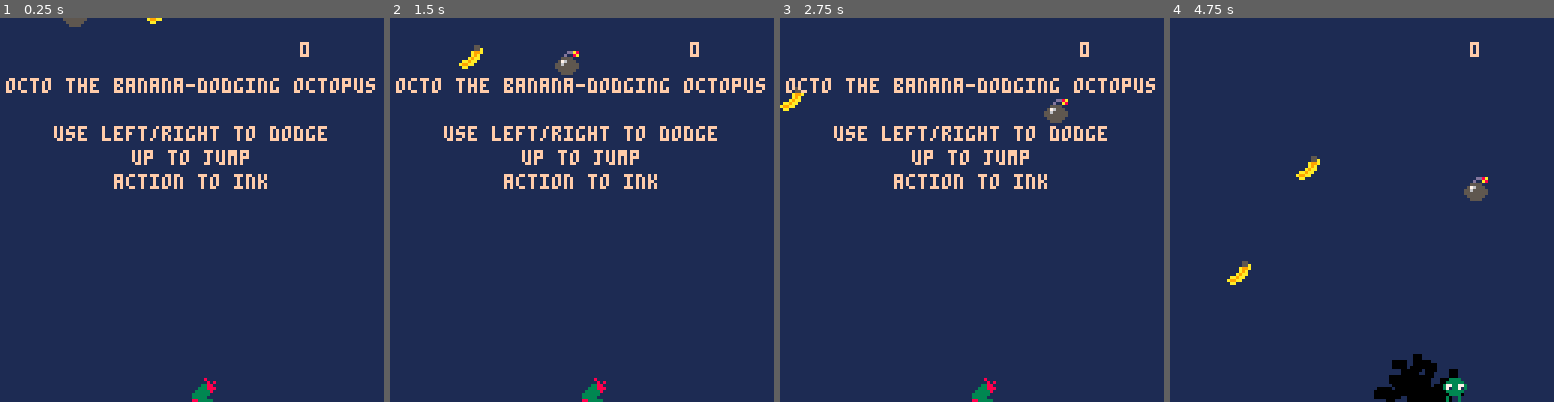
Above: before the commit, frames 1-4 (left to right).
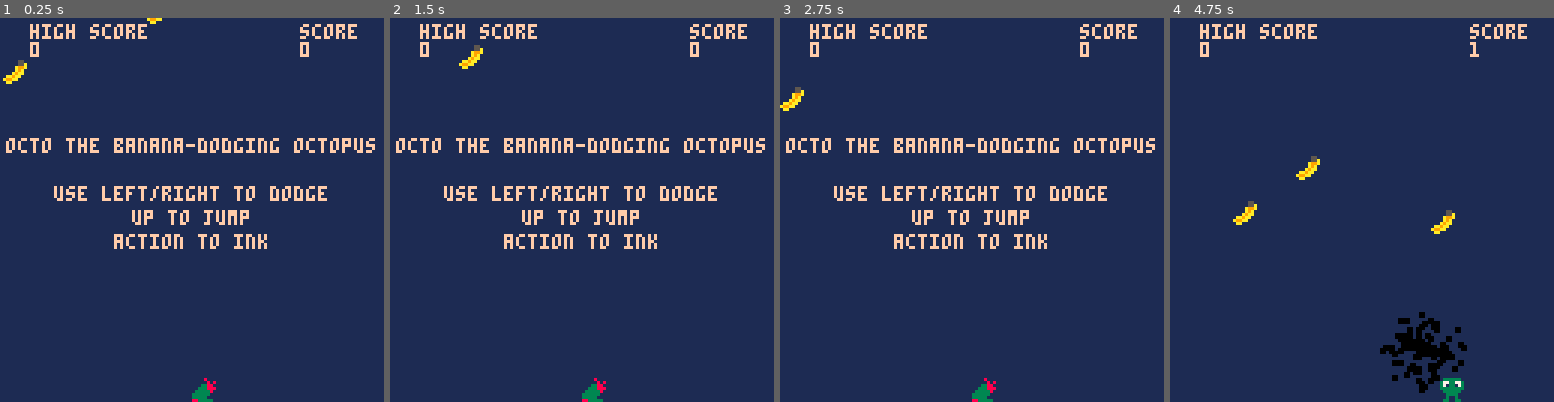
Above: after the commit, the same moments.

Repository: jcupitt/pico8
Game: PICO-8 cartridge octo/octo.p8
Same seed, same stepped clock (60 frames per second), same inputs: the game is played once before the commit and once after it.
Inputs:
- Up to frame 1 (0.25 s): no input
- Up to frame 2 (1.5 s): tap X (X key) at 0.33, 1.07 s; tap O (Z key) at 0.7 s
- Up to frame 3 (2.75 s): hold Right 1.6-2.1 s; tap O (Z key) at 1.7, 2.1, 2.5 s; tap X (X key) at 1.85 s; hold Up 2.15-2.42 s; hold Right from 2.47 s (still down)
- Up to frame 4 (4.75 s): tap O (Z key) every 0.4 s from 2.9 to 4.5 s; tap X (X key) at 2.97, 4.08 s; release Right at 3.03 s; hold Left 3.08-3.58 s; hold Right 4.02-4.68 s; hold Up from 4.73 s (still down)

The runs differ from the first frame. In frame 1, 8.1% of the frame differs, in the area x 0-98%, y 0-61%; in frame 2, 8.1%, in the area x 1-98%, y 1-61%; in frame 3, 8.1%; in frame 4, 4.2%.

Commit message:
rewrite movement and physics
bombs have sparks too

Diff:
--- a/octo/octo.p8
+++ b/octo/octo.p8
@@ -33,6 +33,18 @@
  end
 end
 
+function spark(x,y)
+ s=add_particle(x,y)
+ a=rnd()
+ s.dx=rnd()*sin(a)
+ s.dy=rnd()*cos(a)
+ s.l=30*rnd()+10
+ s.dc=1
+ s.c=15*rnd()
+ s.s=1
+ return s
+end
+
 function splat(x,y)
  if(#particles>200) return
  for n=1,50+10*rnd() do
@@ -75,23 +87,23 @@
  a={}
  a.x=x
  a.y=y
- a.f=0
  a.dx=0
  a.dy=0
+ a.ddx=0
+ a.ddy=0
+ a.f=0
  a.sp=1
  add(actors,a)
  return a
 end
 
 function collide(a1,a2)
- return abs(a1.x-a2.x)<8 and abs(a1.y-a2.y)<8
+ return abs(a1.x-a2.x)<6 and abs(a1.y-a2.y)<6
 end
 
 function update_eye(e)
- e.dx-=e.dx/3
- e.dy+=1
  if(e.x<0 or e.x>120) e.dx*=-1
- e.y=min(e.y,120)
+ if(e.y>=120) e.y=120 e.ddy=0 e.dy=0 e.dx=0
  if(e.y==120 and not e.splat) sfx(28) e.splat=true
  e.l-=1
  if(e.l<0) del(actors,e)
@@ -99,8 +111,9 @@
 
 function add_eye(x,y)
  e=add_actor(x,y)
- e.dx=20*rnd()-10
+ e.dx=2*rnd()-1
  e.dy=4*rnd()-10
+ e.ddy=1
  e.sp=11
  e.l=50
  e.update=update_eye
@@ -112,17 +125,19 @@
  splat(oct.x+4,oct.y+8)
  if alive then
   for i=1,2 do
-   e=add_eye(oct.x,oct.y)
+   e=add_eye(oct.x+4,oct.y-4)
    e.dx+=oct.dx
    e.dy+=oct.dy
   end
   sfx(34)
+  if(score>high_score) high_score=score
  end
  alive=false
 end
 
 function update_nana(n)
  if(n.x<0 or n.x>120) n.dx*=-1
+
  if it<15 and collide(n,oct) then
   kill()
   del(actors,n)
@@ -144,23 +159,32 @@
  explosion(b.x+4,b.y+4)
  d1=b.x-oct.x d2=b.y-oct.y
  d=sqrt(d1*d1+d2*d2)
- if d<30 then
-  oct.dx+=40/(oct.x-b.x)
-  oct.dy+=0.5/(oct.y-b.y)
+ if d<20 then
+  oct.dx+=20/(oct.x-b.x)
+  oct.dy+=10/(oct.y-b.y)
+  oct.y-=1
  end
  del(actors,b)
 end
 
 function update_bomb(b)
+ if rnd()<0.2 then
+  s=spark(b.x+8,b.y)
+  s.dx+=b.dx
+  s.dy+=b.dy
+ end
+
+ b.f+=1
+ b.f%=2
+
  if(b.x<0 or b.x>120) b.dx*=-1
+
  if it<15 and collide(b,oct) then
   explode(b)
   kill()
  elseif b.y>120 then
   explode(b)
  end
- b.f+=1
- b.f%=2
 end
 
 function add_bomb()
@@ -173,41 +197,55 @@
 end
 
 function update_octo(o)
- o.dx=max(o.dx,-10)
- o.dx=min(o.dx,10)
- o.dy=max(o.dy,-10)
- o.dy=min(o.dy,10)
-
- ddx=-o.dx/3
+ -- gravity
+ o.ddy=1
+
  if alive then
-  if(btn(1) and o.dx<=2) ddx=1
-  if(btn(0) and o.dx>=-2) ddx=-1
-  if(btn(2) and o.y==120) o.dy-=10
+  if o.y<120 then
+   -- air control
+   if(btn(1)) o.dx+=1
+   if(btn(0)) o.dx-=1
+  else
+   -- ground control
+   o.dx=0
+   o.dy=0
+   if(btn(1)) o.dx=2
+   if(btn(0)) o.dx=-2
+   if(btn(2) or btn(5)) o.y=119 o.dy=-8
+  end
+
   it-=1
   if(it<0) it=0
   if btn(4) and it==0 then
    ink(o.x+4,o.y+4)
    it=30
   end
- end
-
- if(abs(ddx)>0.5 and o.f>8) sfx(15)
- o.dx+=ddx
+ else
+  if(o.y>=120) o.dx=0 o.dy=0
+ end
+
+ if abs(o.dx)>0.5 then
+  o.f+=1
+  if o.f>7 then
+   o.f=0
+   if(o.y==120) sfx(15)
+  end
+ end
+
+ o.dx=max(o.dx,-2)
+ o.dx=min(o.dx,2)
+ o.dy=max(o.dy,-10)
+ o.dy=min(o.dy,10)
+
  if(o.x>120) o.x=120
  if(o.x<0) o.x=0
-
- o.dy+=1
- if(o.y>120) o.y=120 o.dy=0
-
- o.f+=o.dx
- o.f%=16
-
+ if(o.y>=120) o.y=120 o.dy=0 o.ddy=0 o.ddx=0
 end
 
 function draw_octo(o)
  if alive then
   sp=7
-  if(abs(o.dx)>0.1) sp=1+o.f/6
+  if(abs(o.dx)>0.1) sp=1+o.f/2
   if(o.y<120) sp=8
   flip_x=(o.dx>0)
   spr(sp,o.x,o.y,1,1,flip_x)
@@ -224,9 +262,13 @@
 end
 
 function update_actor(a)
+ a:update()
+
+ a.dx+=a.ddx
+ a.dy+=a.ddy
+
  a.x+=a.dx
  a.y+=a.dy
- a:update()
 end
 
 function _update()
@@ -235,20 +277,21 @@
 
  nt-=1
  if nt<0 then
-  if(alive) s+=1
-  if(s>100) s=100
-  nt=rnd()*(100-s)
-  n=add_nana()
-  if rnd()>0.5 then
+  if(alive) score+=1
+  if(score>100) score=100
+  nt=10+rnd()*(100-score)
+  if rnd()>score/100 then
+   add_nana()
    add_nana()
   else
    add_bomb()
+   add_bomb()
   end
  end
 
  if not alive then
   dt-=1
-  if(dt<0) alive=true s=0
+  if(dt<0) alive=true score=0
  end
 
 end
@@ -256,7 +299,7 @@
 -- start draw
 
 function draw_particle(p)
- rectfill(p.x,p.y,p.x+p.s,p.y+p.s,p.c)
+ rectfill(p.x,p.y,p.x+p.s-1,p.y+p.s-1,p.c)
 end
 
 function draw_actor(a)
@@ -279,10 +322,13 @@
  foreach(actors,draw_actor)
 
  color(15)
- print(s,100,8)
+ print("high score",10,2)
+ print(high_score,10,8)
+ print("score",100,2)
+ print(score,100,8)
 
  if not alive then
-  ty=20
+  ty=40
   ctext("octo the banana-dodging octopus")
   ctext("")
   ctext("use left/right to dodge")
@@ -299,7 +345,8 @@
 particles={}
 
 -- game state
-s=0
+high_score=0
+score=0
 nt=rnd()*10
 alive=false
 t=100
Not shown, changed: octo/octo.js
